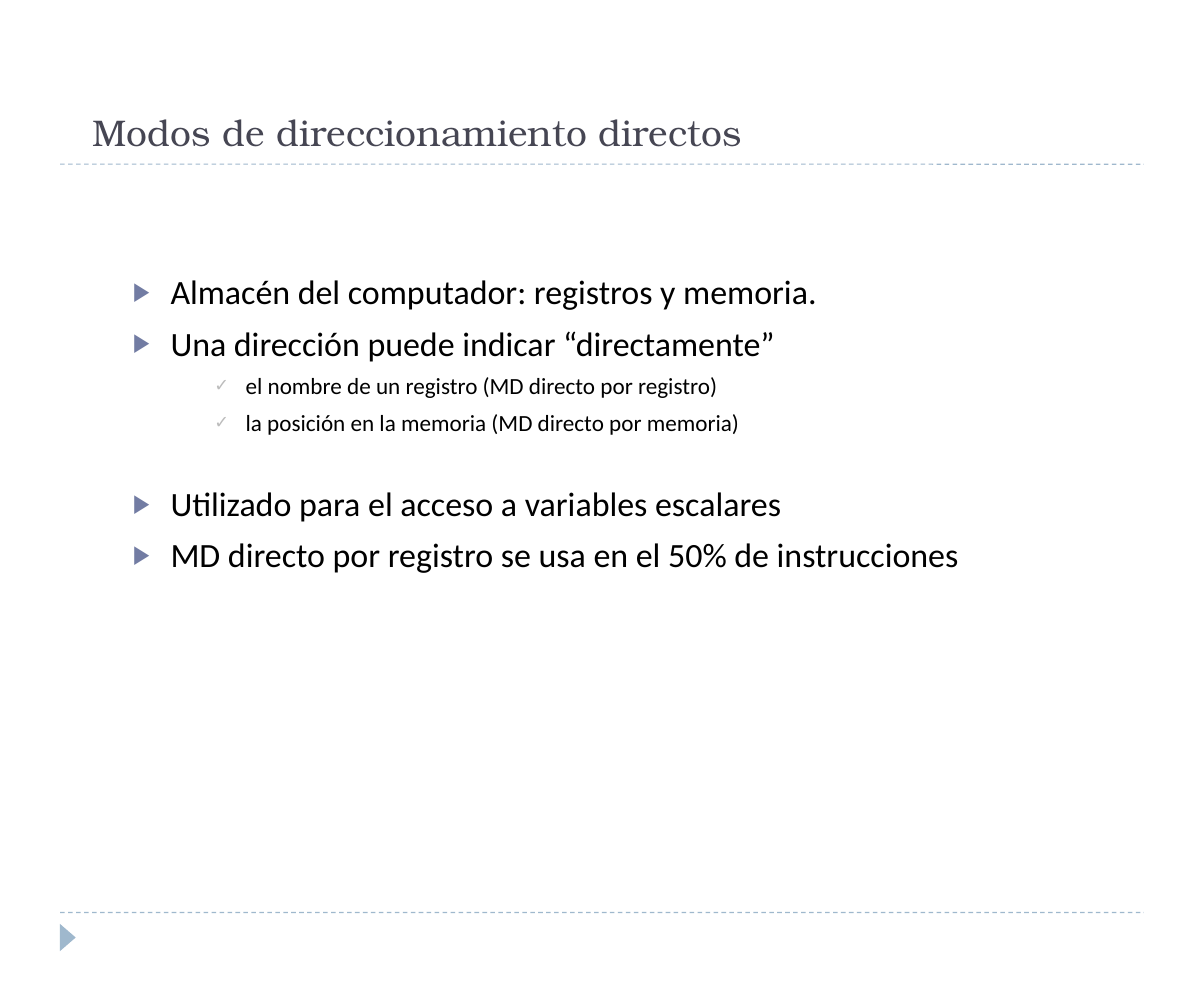
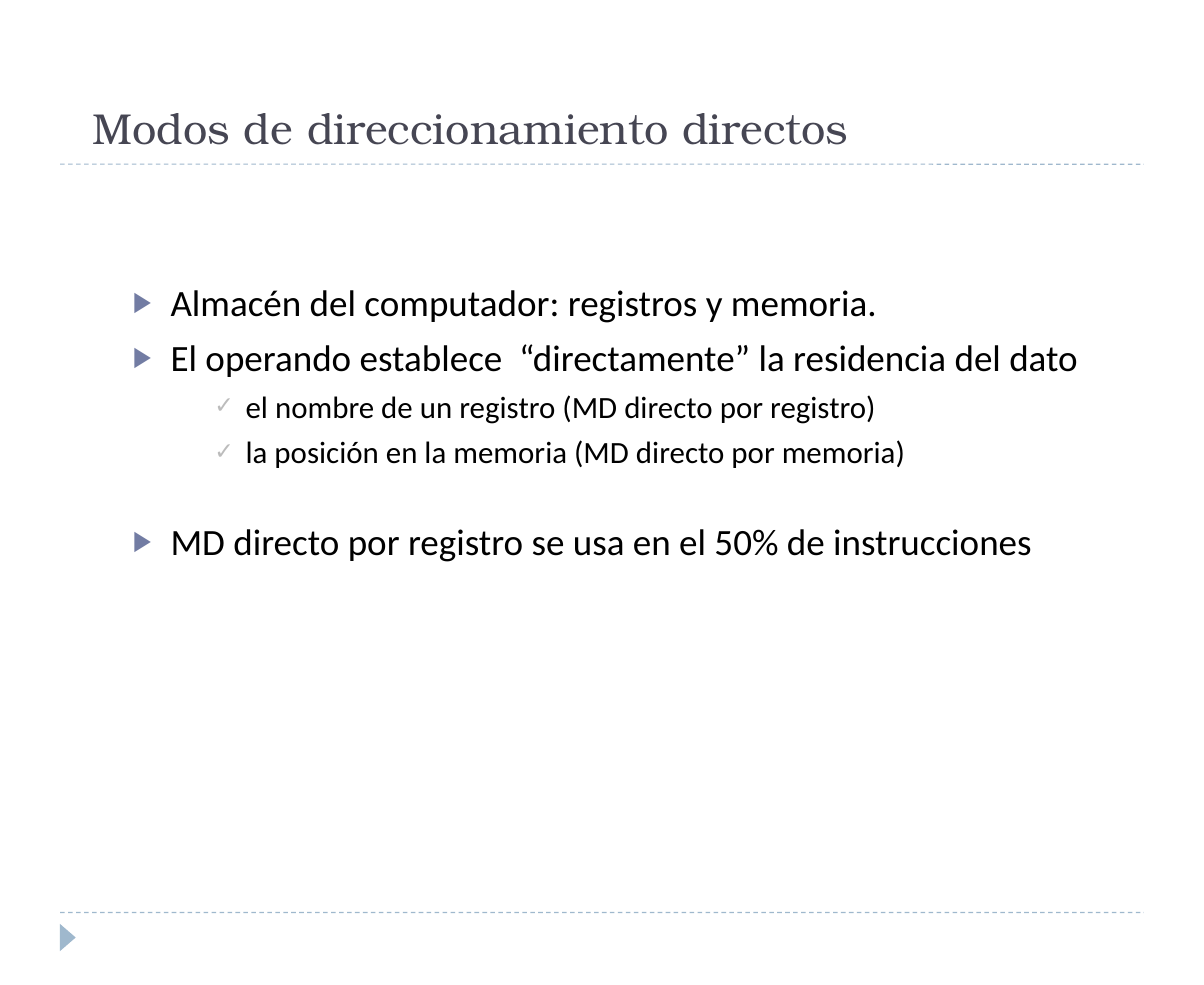
Before and after one commit to luisfromero/fucomp, a slide deck: slide 79 of temas/tema2.pptx (slide 85 before the commit). Drawn at 1204x985 pixels with LibreOffice and Linux fonts; fonts in the diff are those of the drawing. Boxes give left, top, right and bottom in pixels: in the first picture for what was removed or moved away, otherwise in the second. Text is boxed around its words. In the diff, an @@ line names an element or a change of style, - is before the commit and + after.

```diff
--- a/temas/tema2.pptx
+++ b/temas/tema2.pptx
@@ title "Modos de direccionamiento directos" at <box>93,113,848,145</box>: size 24 to 28 pt @@
@@ text at <box>171,290,1031,562</box>: size 22 to 24 pt in "Almacén del computador: registros y memoria.", "MD directo por registro se usa en ..."; size 15 to 20 pt in "el nombre de un registro (MD directo ...", "la posición en la memoria (MD directo ..." @@
@@ text at <box>171,344,1077,377</box>: text changed; size 22 to 24 pt @@
-▶ Una dirección puede indicar “directamente”
+▶ El operando establece “directamente” la residencia del dato
@@ text at <box>171,492,781,522</box>: paragraph removed @@
-▶ Utilizado para el acceso a variables escalares
```
Also in this commit, not shown: 15 other slides changed, 26 slides added, 14 slides removed, 5 other files.
